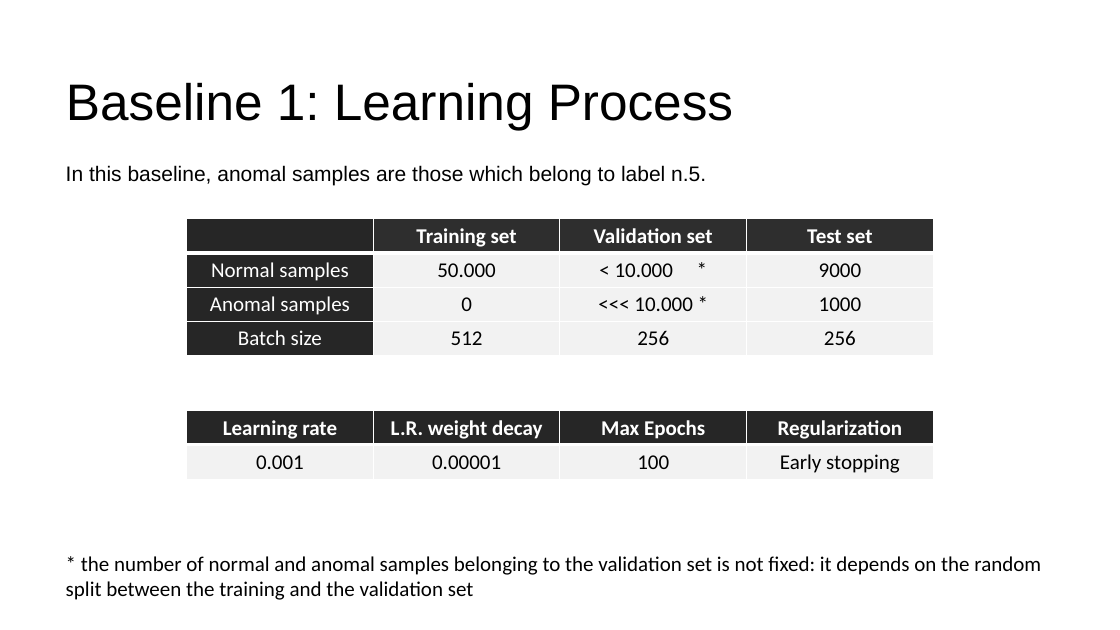
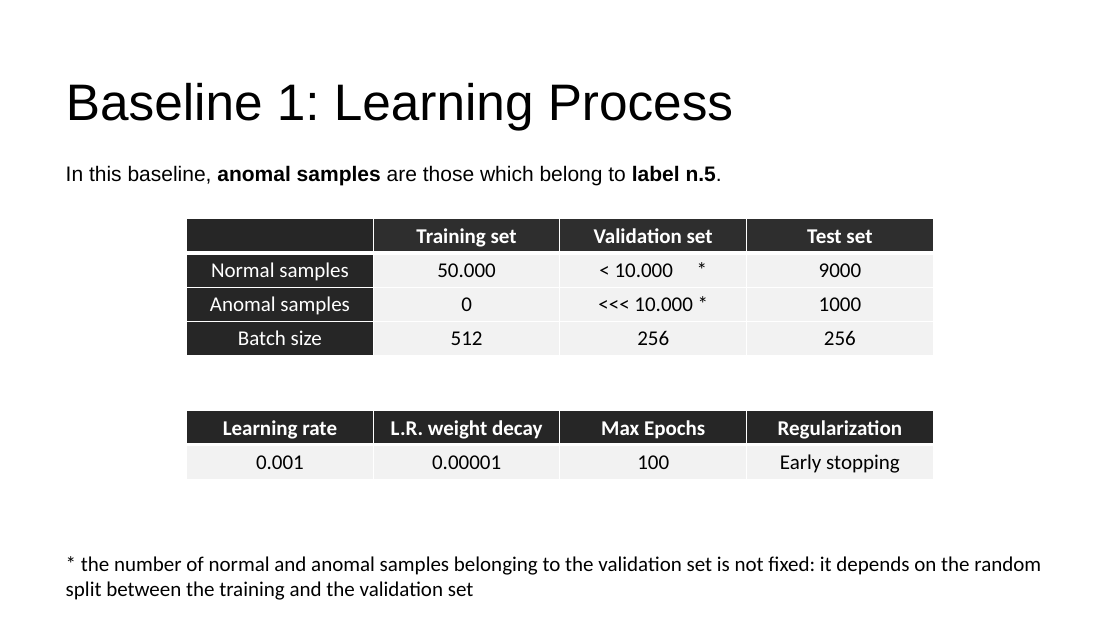
Before and after one commit to alessiapontiggia/DL-project, a slide deck: slide 5 of presentation.pptx. Drawn at 1120x630 pixels with LibreOffice and Linux fonts; fonts in the diff are those of the drawing. Boxes give left, top, right and bottom in pixels: in the first picture for what was removed or moved away, otherwise in the second. Text is boxed around its words. In the diff, an @@ line names an element or a change of style, - is before the commit and + after.

```diff
--- a/presentation.pptx
+++ b/presentation.pptx
@@ text "In this baseline, anomal samples ..." at [66,165,722,185]: bold on in "anomal samples label n.5." @@
```
Also in this commit, not shown: 12 other slides changed.
